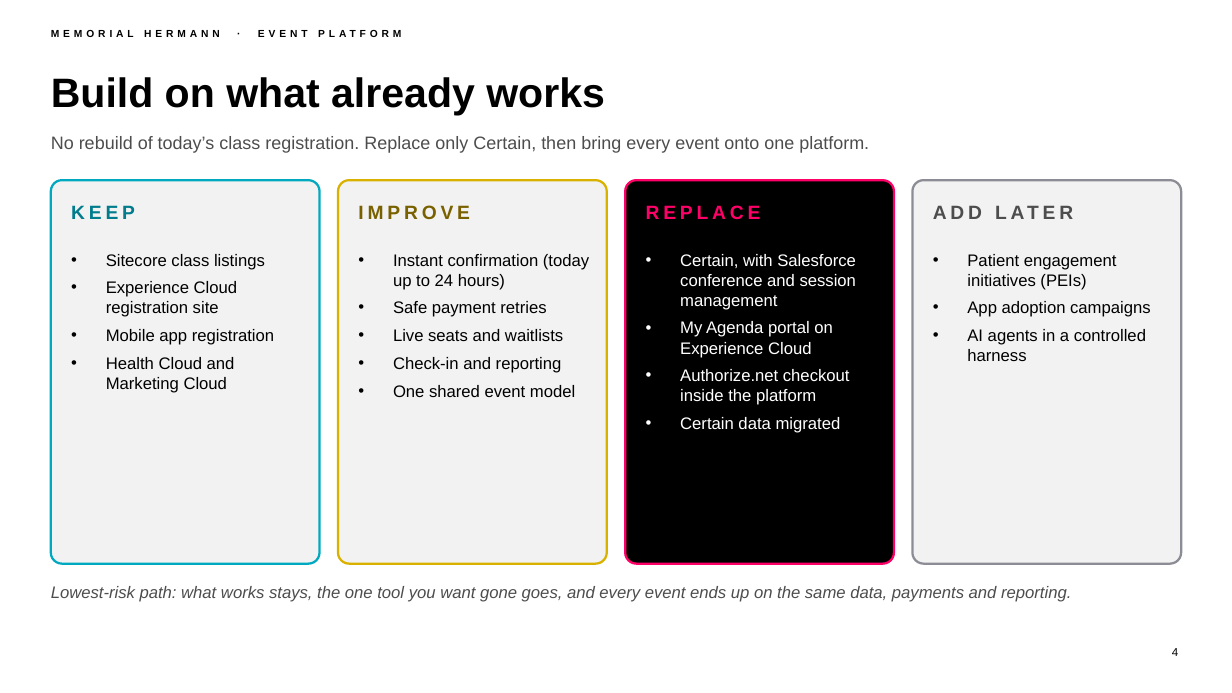
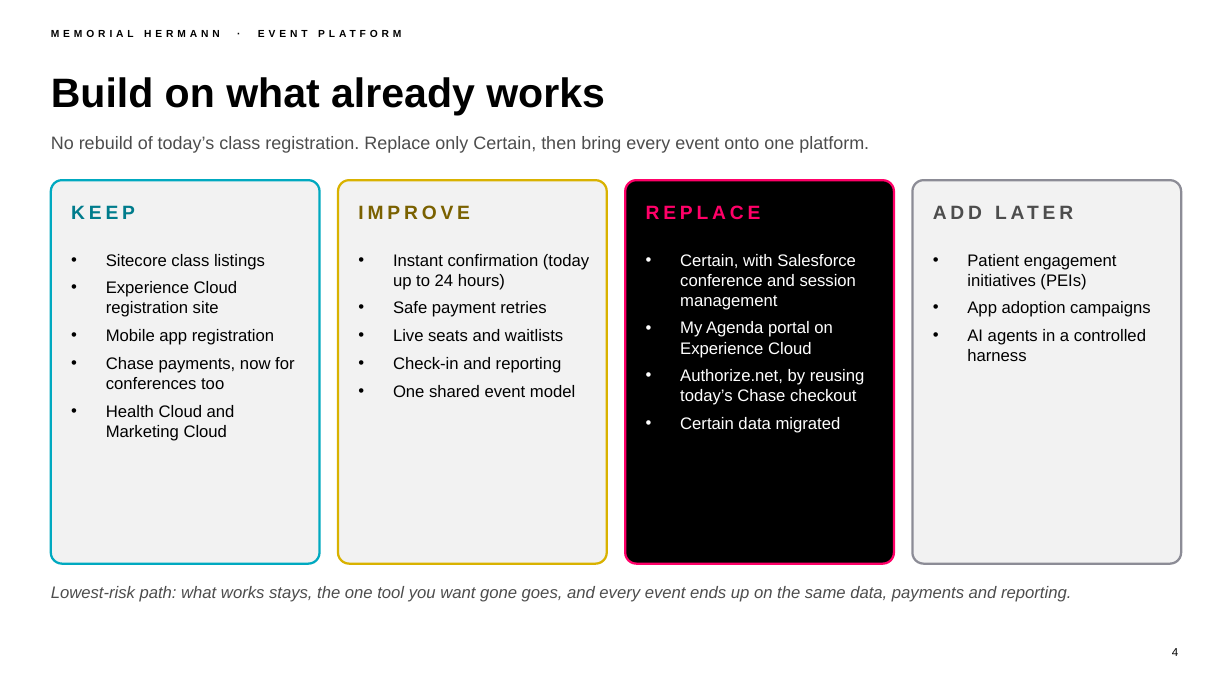
Before and after one commit to chintasurya/preSales_Memorial-hermann, a slide deck: slide 4 of deck/Memorial-Hermann-Event-Platform.pptx. Drawn at 1232x693 pixels with LibreOffice and Linux fonts; fonts in the diff are those of the drawing; background and template pictures are left out. Boxes give left, top, right and bottom in pixels: in the first picture for what was removed or moved away, otherwise in the second. Text is boxed around its words. In the diff, an @@ line names an element or a change of style, - is before the commit and + after.

```diff
--- a/deck/Memorial-Hermann-Event-Platform.pptx
+++ b/deck/Memorial-Hermann-Event-Platform.pptx
@@ text at box(106, 357, 294, 389): paragraph added @@
+• Chase payments, now for conferences too
@@ text at box(680, 369, 865, 405): text changed @@
-• Authorize.net checkout inside the platform
+• Authorize.net, by reusing today’s Chase checkout
```
Also in this commit, not shown: 8 other slides changed, 12 other files.
